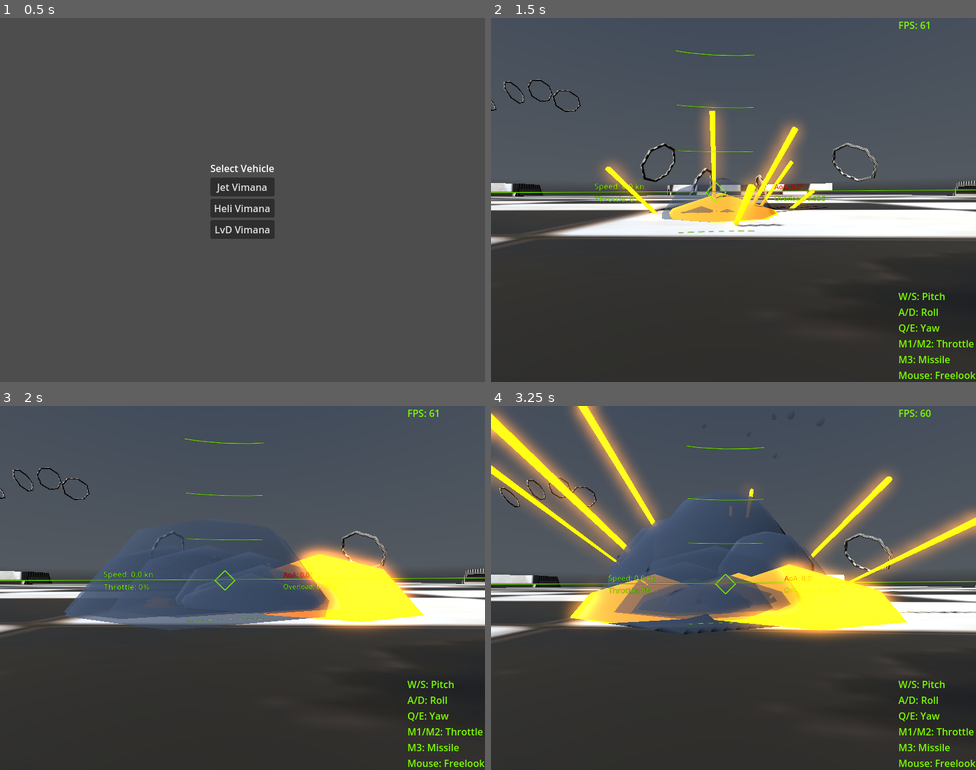
Above: before the commit, frames 1-4 (two rows, left to right).
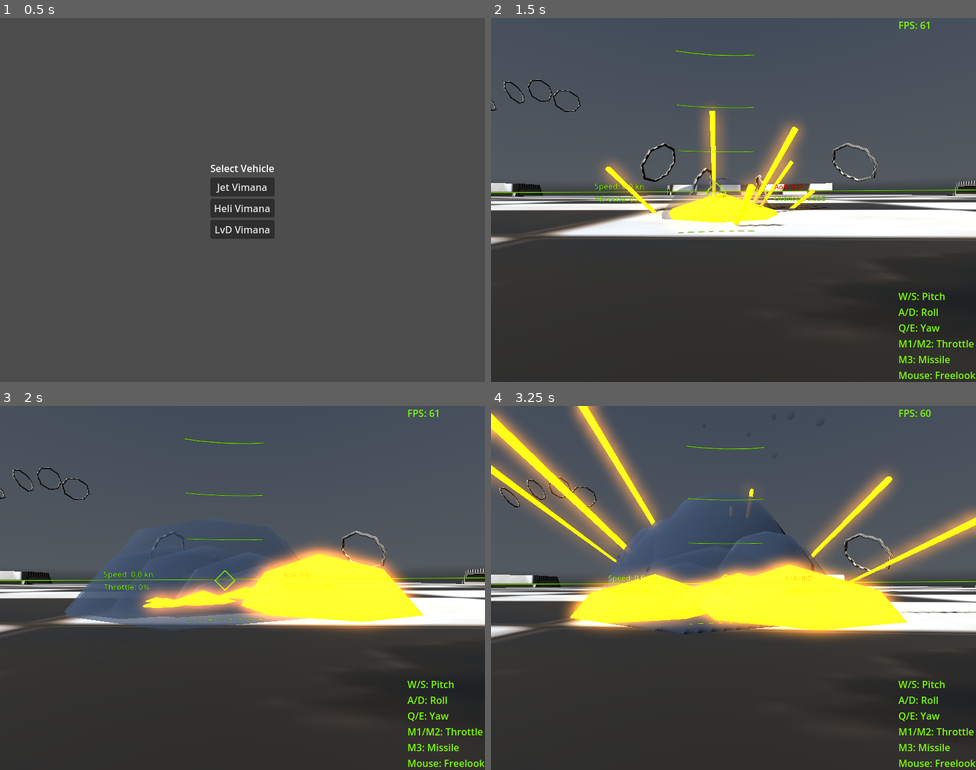
Above: after the commit, the same moments.

Repository: IzalithSky/vimana
Game: Godot game, scene res://scenes/main_menu.tscn
Two runs of this game, one before a commit and one after it. Both use one fixed random seed, a clock stepped at 60 frames per second and the inputs below. A sky picture missing from this copy of the repository is replaced by a grey-blue gradient.
Inputs (mouse positions are in pixels of both pictures, inside the frame that each line leads up to):
- Up to frame 1 (0.5 s): no input
- Up to frame 2 (1.5 s): click "Jet Vimana" at 0.5 s; move the mouse to (757, 200) at 1.27 s; hold S (pitch_up) from 1.28 s (still down); tap V (fire_missile) at 1.35 s
- Up to frame 3 (2 s): keep holding S (pitch_up)
- Up to frame 4 (3.25 s): keep holding S (pitch_up); move the mouse to (709, 588) at 2.02 s; tap V (fire_missile) at 2.1, 2.85 s; move the mouse to (743, 580) at 2.77 s

Frame 1 is identical in both runs. In frame 2, 1.6% of the frame differs, in the area x 35-59%, y 46-58%; in frame 3, 4.9%; in frame 4, 6.7%, in the area x 16-90%, y 41-63%.

Commit message:
missile indication

Diff:
--- /dev/null
+++ b/objects/missile/missile_display.gd
@@ -0,0 +1,46 @@
+class_name MissileDisplay extends Node3D
+
+
+@export var orbit_distance: float = 0.5
+@export var update_interval_frames: int = 3
+
+@onready var marker_scene: PackedScene = preload("res://objects/missile/missile_marker.tscn")
+
+var _frame_counter := 0
+var markers := {}
+
+
+func _process(_delta: float) -> void:
+	_frame_counter += 1
+	if _frame_counter % update_interval_frames != 0:
+		return
+
+	var my_pos = global_transform.origin
+	var missiles = get_tree().get_nodes_in_group("missiles")
+	var updated_ids = []
+
+	for missile in missiles:
+		if not missile is RigidBody3D:
+			continue
+
+		var to_me = my_pos - missile.global_transform.origin
+		var missile_dir = missile.linear_velocity.normalized()
+		if missile_dir.dot(to_me.normalized()) > 0.7:
+			var id = missile.get_instance_id()
+			updated_ids.append(id)
+
+			if not markers.has(id):
+				var marker = marker_scene.instantiate()
+				add_child(marker)
+				markers[id] = marker
+
+			var marker = markers[id]
+			var offset = -to_me.normalized() * orbit_distance
+			marker.global_transform.origin = my_pos + offset
+			marker.look_at(my_pos)
+
+	# Clean up unused markers
+	for id in markers.keys():
+		if id not in updated_ids:
+			markers[id].queue_free()
+			markers.erase(id)
--- /dev/null
+++ b/objects/missile/missile_display.tscn
@@ -0,0 +1,6 @@
+[gd_scene load_steps=2 format=3 uid="uid://btp5yncagvu5c"]
+
+[ext_resource type="Script" uid="uid://digjrqq0dauj1" path="res://objects/missile/missile_display.gd" id="1_afaxc"]
+
+[node name="MissileDisplay" type="Node3D"]
+script = ExtResource("1_afaxc")
--- a/objects/missile_launcher.gd
+++ b/objects/missile/missile_launcher.gd
@@ -6,6 +6,7 @@
 func launch_missile() -> void:
 	if missile_scene:
 		var missile: RigidBody3D = missile_scene.instantiate()
+		missile.add_to_group("missiles")
 		get_tree().current_scene.add_child(missile)
 		missile.global_transform = global_transform
 
--- /dev/null
+++ b/objects/missile/missile_marker.tscn
@@ -0,0 +1,19 @@
+[gd_scene load_steps=2 format=3 uid="uid://d04saj83e3413"]
+
+[ext_resource type="Texture2D" uid="uid://0ln3ibes8dj2" path="res://textures/missile_sprite.png" id="1_y88y7"]
+
+[node name="MissileMarker" type="Node3D"]
+
+[node name="front" type="Sprite3D" parent="."]
+transform = Transform3D(-0.32, 0, -2.79753e-08, 0, 0.32, 0, 2.79753e-08, 0, -0.32, 0, 0, -0.01)
+modulate = Color(0.601075, 0.551266, 0, 0.6)
+double_sided = false
+no_depth_test = true
+texture = ExtResource("1_y88y7")
+
+[node name="back" type="Sprite3D" parent="."]
+transform = Transform3D(0.32, 0, 0, 0, 0.32, 0, 0, 0, 0.32, 0, 0, 0.01)
+modulate = Color(0.908982, 0.315385, 0, 0.6)
+double_sided = false
+no_depth_test = true
+texture = ExtResource("1_y88y7")
--- /dev/null
+++ b/objects/missile/sam.tscn
@@ -0,0 +1,14 @@
+[gd_scene load_steps=5 format=3 uid="uid://d2f0mhxbgcgr2"]
+
+[ext_resource type="Texture2D" uid="uid://cbe6godw5c3yb" path="res://textures/256x256/Roofs/Roofs_05-256x256.png" id="1_iew6l"]
+[ext_resource type="Script" uid="uid://b8gu7esoqx2fq" path="res://objects/missile/sam.gd" id="2_utyds"]
+[ext_resource type="PackedScene" uid="uid://cmrbjs74gmqdn" path="res://objects/missile/missile.tscn" id="3_q05ts"]
+
+[sub_resource type="StandardMaterial3D" id="StandardMaterial3D_fhkym"]
+albedo_texture = ExtResource("1_iew6l")
+
+[node name="SAM1" type="CSGBox3D"]
+material_override = SubResource("StandardMaterial3D_fhkym")
+size = Vector3(20, 20, 20)
+script = ExtResource("2_utyds")
+missile_scene = ExtResource("3_q05ts")
--- a/objects/vehicles/vimana_h/vimana_h.tscn
+++ b/objects/vehicles/vimana_h/vimana_h.tscn
@@ -1,11 +1,12 @@
-[gd_scene load_steps=17 format=4 uid="uid://bokx8wuhvb2hd"]
+[gd_scene load_steps=18 format=4 uid="uid://bokx8wuhvb2hd"]
 
 [ext_resource type="Script" uid="uid://dyxvmhny5frid" path="res://objects/vehicles/vimana_h/heli.gd" id="1_2yl4s"]
 [ext_resource type="Material" uid="uid://bw6qspkyps87o" path="res://textures/256x256/Roofs/Roofs_01-256x256.tres" id="3_7m1m4"]
+[ext_resource type="Script" uid="uid://digjrqq0dauj1" path="res://objects/missile/missile_display.gd" id="3_li03w"]
 [ext_resource type="Script" uid="uid://cu5pn655aha13" path="res://objects/common/fp_camera_holder.gd" id="4_cmws1"]
 [ext_resource type="Script" uid="uid://db5fo0njlni2v" path="res://objects/common/horizon.gd" id="5_b75js"]
 [ext_resource type="Texture2D" uid="uid://buyab1s5wwd8b" path="res://textures/nose_sprite.png" id="6_wmq1v"]
-[ext_resource type="Script" uid="uid://ca3q1n33gqkgg" path="res://objects/player_missile_launcher.gd" id="7_66awe"]
+[ext_resource type="Script" uid="uid://ca3q1n33gqkgg" path="res://objects/missile/player_missile_launcher.gd" id="7_66awe"]
 [ext_resource type="Texture2D" uid="uid://c8pblqefl4ywh" path="res://textures/heading_sprite.png" id="7_wis5o"]
 [ext_resource type="PackedScene" uid="uid://cmrbjs74gmqdn" path="res://objects/missile/missile.tscn" id="9_5o11h"]
 
@@ -256,3 +257,9 @@
 transform = Transform3D(1, 0, 0, 0, 1, 0, 0, 0, 1, 0, -1.5, 0)
 script = ExtResource("7_66awe")
 missile_scene = ExtResource("9_5o11h")
+
+[node name="MissileDisplay" type="Node3D" parent="."]
+transform = Transform3D(1, 0, 0, 0, 1, 0, 0, 0, 1, 0, 0, -1.5)
+script = ExtResource("3_li03w")
+update_interval_frames = 1
+metadata/_custom_type_script = "uid://digjrqq0dauj1"
--- a/objects/vehicles/vimana_j/vimana_j.tscn
+++ b/objects/vehicles/vimana_j/vimana_j.tscn
@@ -6,8 +6,9 @@
 [ext_resource type="Script" uid="uid://cu5pn655aha13" path="res://objects/common/fp_camera_holder.gd" id="3_0qbkc"]
 [ext_resource type="Script" uid="uid://db5fo0njlni2v" path="res://objects/common/horizon.gd" id="4_nhwor"]
 [ext_resource type="Texture2D" uid="uid://buyab1s5wwd8b" path="res://textures/nose_sprite.png" id="5_nndtu"]
+[ext_resource type="Script" uid="uid://digjrqq0dauj1" path="res://objects/missile/missile_display.gd" id="5_y4ep4"]
 [ext_resource type="Texture2D" uid="uid://c8pblqefl4ywh" path="res://textures/heading_sprite.png" id="6_g63xp"]
-[ext_resource type="Script" uid="uid://ca3q1n33gqkgg" path="res://objects/player_missile_launcher.gd" id="8_pcmts"]
+[ext_resource type="Script" uid="uid://ca3q1n33gqkgg" path="res://objects/missile/player_missile_launcher.gd" id="8_pcmts"]
 [ext_resource type="PackedScene" uid="uid://cmrbjs74gmqdn" path="res://objects/missile/missile.tscn" id="9_67yly"]
 
 [sub_resource type="ArrayMesh" id="ArrayMesh_s1d72"]
@@ -109,6 +110,12 @@
 [node name="CSGCylinder3D" type="CSGCylinder3D" parent="CSGCombiner3D"]
 transform = Transform3D(1, 0, 0, 0, 1, 0, 0, 0, 1, -1.6, 0.23, 0)
 height = 0.914551
+
+[node name="MissileDisplay" type="Node3D" parent="."]
+transform = Transform3D(1, 0, 0, 0, 1, 0, 0, 0, 1, 0, 0, -1.5)
+script = ExtResource("5_y4ep4")
+update_interval_frames = 1
+metadata/_custom_type_script = "uid://digjrqq0dauj1"
 
 [node name="FPCameraHolder" type="Node3D" parent="." node_paths=PackedStringArray("fps_label")]
 transform = Transform3D(1, 0, 0, 0, 1, 0, 0, 0, 1, 0, 0, -0.331581)
--- a/objects/vehicles/vimana_lvd/vimana_lvd.tscn
+++ b/objects/vehicles/vimana_lvd/vimana_lvd.tscn
@@ -1,11 +1,12 @@
-[gd_scene load_steps=17 format=4 uid="uid://cg1rl1irjyc6q"]
+[gd_scene load_steps=18 format=4 uid="uid://cg1rl1irjyc6q"]
 
 [ext_resource type="Script" uid="uid://bgyhgxmmogsmq" path="res://objects/vehicles/vimana_lvd/vimana_lvd.gd" id="1_3juvv"]
 [ext_resource type="Material" uid="uid://bw6qspkyps87o" path="res://textures/256x256/Roofs/Roofs_01-256x256.tres" id="3_y6qys"]
 [ext_resource type="Script" uid="uid://cu5pn655aha13" path="res://objects/common/fp_camera_holder.gd" id="4_ag212"]
+[ext_resource type="Script" uid="uid://digjrqq0dauj1" path="res://objects/missile/missile_display.gd" id="4_pmhn6"]
 [ext_resource type="Script" uid="uid://db5fo0njlni2v" path="res://objects/common/horizon.gd" id="5_asrxm"]
 [ext_resource type="Texture2D" uid="uid://buyab1s5wwd8b" path="res://textures/nose_sprite.png" id="6_8dfia"]
-[ext_resource type="Script" uid="uid://ca3q1n33gqkgg" path="res://objects/player_missile_launcher.gd" id="7_3juvv"]
+[ext_resource type="Script" uid="uid://ca3q1n33gqkgg" path="res://objects/missile/player_missile_launcher.gd" id="7_3juvv"]
 [ext_resource type="Texture2D" uid="uid://c8pblqefl4ywh" path="res://textures/heading_sprite.png" id="7_qwtcr"]
 [ext_resource type="PackedScene" uid="uid://cmrbjs74gmqdn" path="res://objects/missile/missile.tscn" id="9_rv5pg"]
 
@@ -256,3 +257,9 @@
 transform = Transform3D(1, 0, 0, 0, 1, 0, 0, 0, 1, 0, -1.5, 0)
 script = ExtResource("7_3juvv")
 missile_scene = ExtResource("9_rv5pg")
+
+[node name="MissileDisplay" type="Node3D" parent="."]
+transform = Transform3D(1, 0, 0, 0, 1, 0, 0, 0, 1, 0, 0, -1.5)
+script = ExtResource("4_pmhn6")
+update_interval_frames = 1
+metadata/_custom_type_script = "uid://digjrqq0dauj1"
--- a/scenes/world_0.tscn
+++ b/scenes/world_0.tscn
@@ -1,12 +1,11 @@
-[gd_scene load_steps=22 format=4 uid="uid://dj47wc5nnm06h"]
+[gd_scene load_steps=21 format=4 uid="uid://dj47wc5nnm06h"]
 
 [ext_resource type="Script" uid="uid://dhxjopkuabn57" path="res://scenes/world.gd" id="1_bcyrs"]
 [ext_resource type="Texture2D" uid="uid://cxsddgs0gyvbd" path="res://textures/256x256/Wood/Wood_04-256x256.png" id="1_i4dot"]
 [ext_resource type="Texture2D" uid="uid://c1roa4832yb6l" path="res://textures/256x256/Wood/Wood_01-256x256.png" id="2_c81cj"]
 [ext_resource type="Texture2D" uid="uid://sndvqvvcq06x" path="res://textures/256x256/Tile/Tile_11-256x256.png" id="3_c81cj"]
 [ext_resource type="Texture2D" uid="uid://cn0tsbbgu47va" path="res://textures/kloofendal_43d_clear_puresky_1k.exr" id="4_bcyrs"]
-[ext_resource type="Script" uid="uid://b8gu7esoqx2fq" path="res://objects/sam.gd" id="6_7oua0"]
-[ext_resource type="PackedScene" uid="uid://cmrbjs74gmqdn" path="res://objects/missile/missile.tscn" id="7_85mci"]
+[ext_resource type="PackedScene" uid="uid://d2f0mhxbgcgr2" path="res://objects/missile/sam.tscn" id="6_7oua0"]
 
 [sub_resource type="StandardMaterial3D" id="StandardMaterial3D_7oua0"]
 albedo_texture = ExtResource("1_i4dot")
@@ -324,45 +323,29 @@
 
 [node name="SAMs" type="Node3D" parent="objects"]
 
-[node name="SAM1" type="CSGBox3D" parent="objects/SAMs"]
-transform = Transform3D(1, 0, 0, 0, 1, 0, 0, 0, 1, -6.57855, 0, 90.9384)
-script = ExtResource("6_7oua0")
-missile_scene = ExtResource("7_85mci")
-
-[node name="SAM2" type="CSGBox3D" parent="objects/SAMs"]
-transform = Transform3D(1, 0, 0, 0, 1, 0, 0, 0, 1, 952.729, 0, 1683.12)
-script = ExtResource("6_7oua0")
-missile_scene = ExtResource("7_85mci")
-
-[node name="SAM3" type="CSGBox3D" parent="objects/SAMs"]
-transform = Transform3D(1, 0, 0, 0, 1, 0, 0, 0, 1, 1940.56, 0, -81.9309)
-script = ExtResource("6_7oua0")
-missile_scene = ExtResource("7_85mci")
-
-[node name="SAM4" type="CSGBox3D" parent="objects/SAMs"]
-transform = Transform3D(1, 0, 0, 0, 1, 0, 0, 0, 1, -1440.79, 0, -929.358)
-script = ExtResource("6_7oua0")
-missile_scene = ExtResource("7_85mci")
-
-[node name="SAM5" type="CSGBox3D" parent="objects/SAMs"]
-transform = Transform3D(1, 0, 0, 0, 1, 0, 0, 0, 1, -1654.74, 0, 529.821)
-script = ExtResource("6_7oua0")
-missile_scene = ExtResource("7_85mci")
-
-[node name="SAM6" type="CSGBox3D" parent="objects/SAMs"]
-transform = Transform3D(1, 0, 0, 0, 1, 0, 0, 0, 1, 100.287, 0, -1855.34)
-script = ExtResource("6_7oua0")
-missile_scene = ExtResource("7_85mci")
-
-[node name="SAM7" type="CSGBox3D" parent="objects/SAMs"]
-transform = Transform3D(1, 0, 0, 0, 1, 0, 0, 0, 1, 1482.58, 0, -1947.27)
-script = ExtResource("6_7oua0")
-missile_scene = ExtResource("7_85mci")
-
-[node name="SAM8" type="CSGBox3D" parent="objects/SAMs"]
-transform = Transform3D(1, 0, 0, 0, 1, 0, 0, 0, 1, -292.505, 0, 1292)
-script = ExtResource("6_7oua0")
-missile_scene = ExtResource("7_85mci")
+[node name="SAM1" parent="objects/SAMs" instance=ExtResource("6_7oua0")]
+transform = Transform3D(1, 0, 0, 0, 1, 0, 0, 0, 1, -6.57855, -1113.77, -1129.11)
+fire_interval = 5.0
+
+[node name="SAM2" parent="objects/SAMs" instance=ExtResource("6_7oua0")]
+transform = Transform3D(1, 0, 0, 0, 1, 0, 0, 0, 1, -565.347, 0, 2169.36)
+fire_interval = 5.0
+
+[node name="SAM3" parent="objects/SAMs" instance=ExtResource("6_7oua0")]
+transform = Transform3D(1, 0, 0, 0, 1, 0, 0, 0, 1, 2059.58, 0, -851.821)
+fire_interval = 5.0
+
+[node name="SAM4" parent="objects/SAMs" instance=ExtResource("6_7oua0")]
+transform = Transform3D(1, 0, 0, 0, 1, 0, 0, 0, 1, 2698.81, 0, 90.9384)
+fire_interval = 5.0
+
+[node name="SAM5" parent="objects/SAMs" instance=ExtResource("6_7oua0")]
+transform = Transform3D(1, 0, 0, 0, 1, 0, 0, 0, 1, -6.57855, 0, -2296.72)
+fire_interval = 5.0
+
+[node name="SAM6" parent="objects/SAMs" instance=ExtResource("6_7oua0")]
+transform = Transform3D(1, 0, 0, 0, 1, 0, 0, 0, 1, -2157.98, 0, 90.9384)
+fire_interval = 5.0
 
 [node name="ui" type="Node3D" parent="."]
 
Not shown, added: objects/missile/missile_display.gd.uid
Renamed: objects/missile_launcher.gd.uid -> objects/missile/missile_launcher.gd.uid
Renamed: objects/player_missile_launcher.gd -> objects/missile/player_missile_launcher.gd
Renamed: objects/player_missile_launcher.gd.uid -> objects/missile/player_missile_launcher.gd.uid
Renamed: objects/sam.gd -> objects/missile/sam.gd
Renamed: objects/sam.gd.uid -> objects/missile/sam.gd.uid
Not shown: 1 places in objects/vehicles/vimana_j/vimana_j.tscn that only renumber resources
Binary file added: textures/missile_sprite.png
Not shown, changed: textures/missile_sprite.png.import
